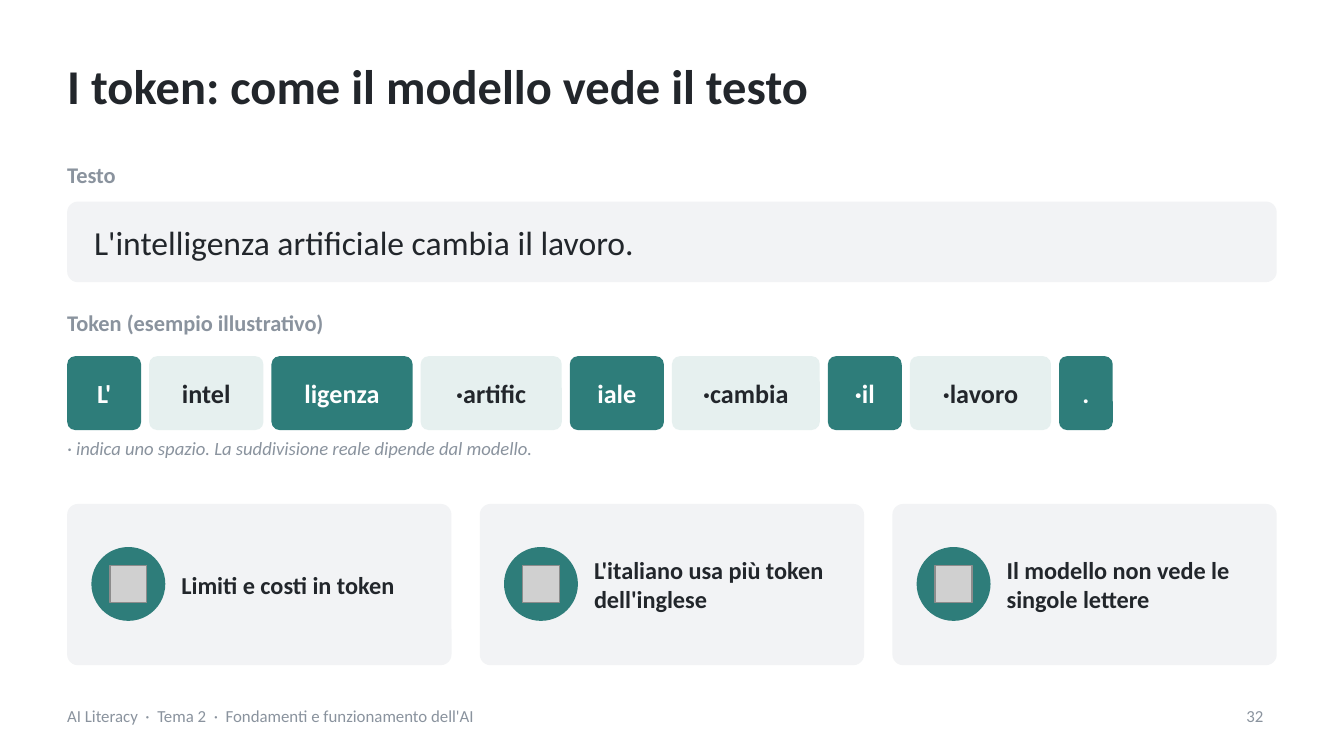
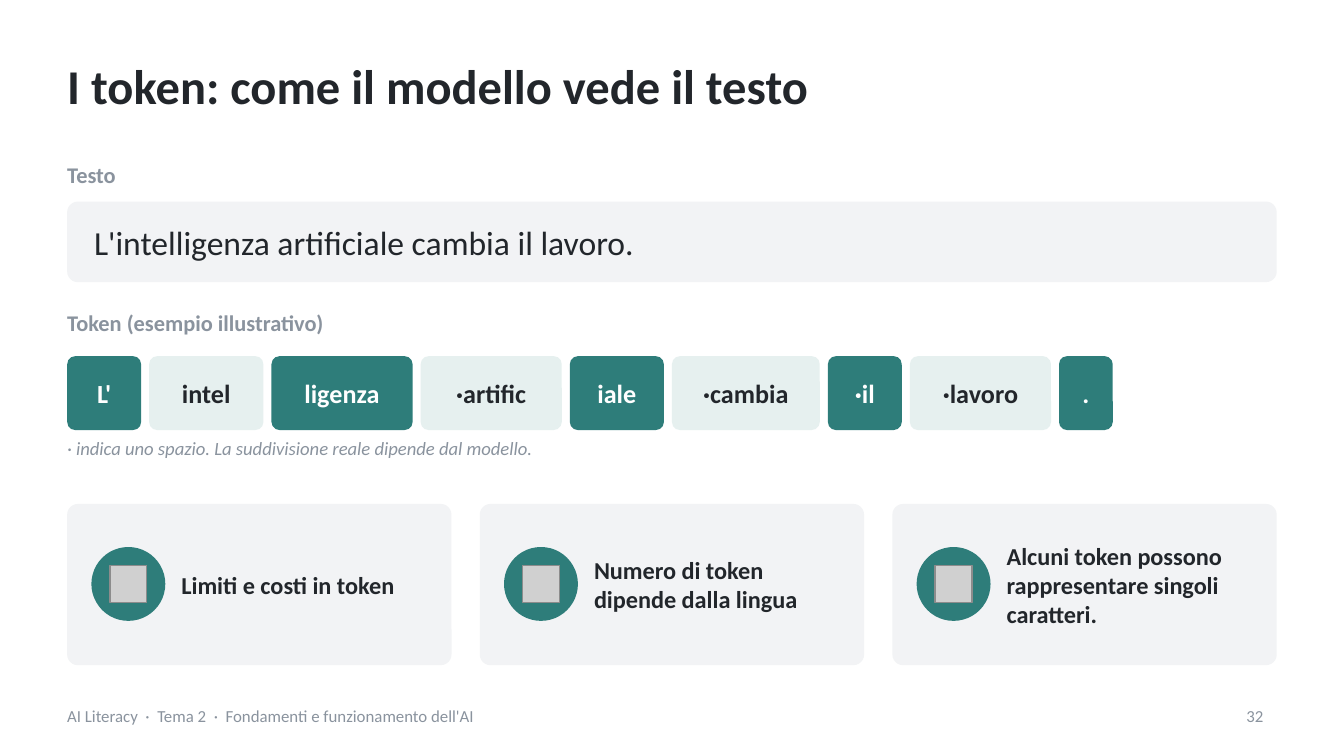
Before and after one commit to NetAi-IT/Formazione-AI-Literacy-Official, a slide deck: slide 32 of Base/Tema2_Fondamenti_e_funzionamento_AI.pptx. Drawn at 1344x756 pixels with LibreOffice and Linux fonts; fonts in the diff are those of the drawing; grey boxes stand for pictures. Boxes give left, top, right and bottom in pixels: in the first picture for what was removed or moved away, otherwise in the second. Text is boxed around its words. In the diff, an @@ line names an element or a change of style, - is before the commit and + after.

```diff
--- a/Base/Tema2_Fondamenti_e_funzionamento_AI.pptx
+++ b/Base/Tema2_Fondamenti_e_funzionamento_AI.pptx
@@ text at (594, 562, 797, 612): text changed @@
-L'italiano usa più token dell'inglese
+Numero di token dipende dalla lingua
@@ text at (1007, 548, 1222, 623): text changed @@
-Il modello non vede le singole lettere
+Alcuni token possono rappresentare singoli caratteri.
```
Also in this commit, not shown: 41 other slides changed, 2 other files.
